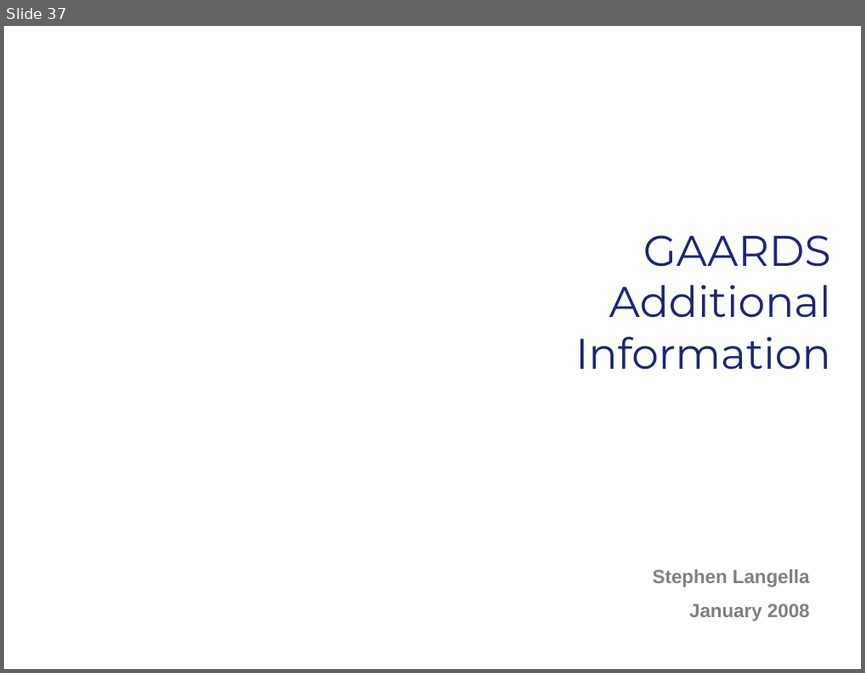
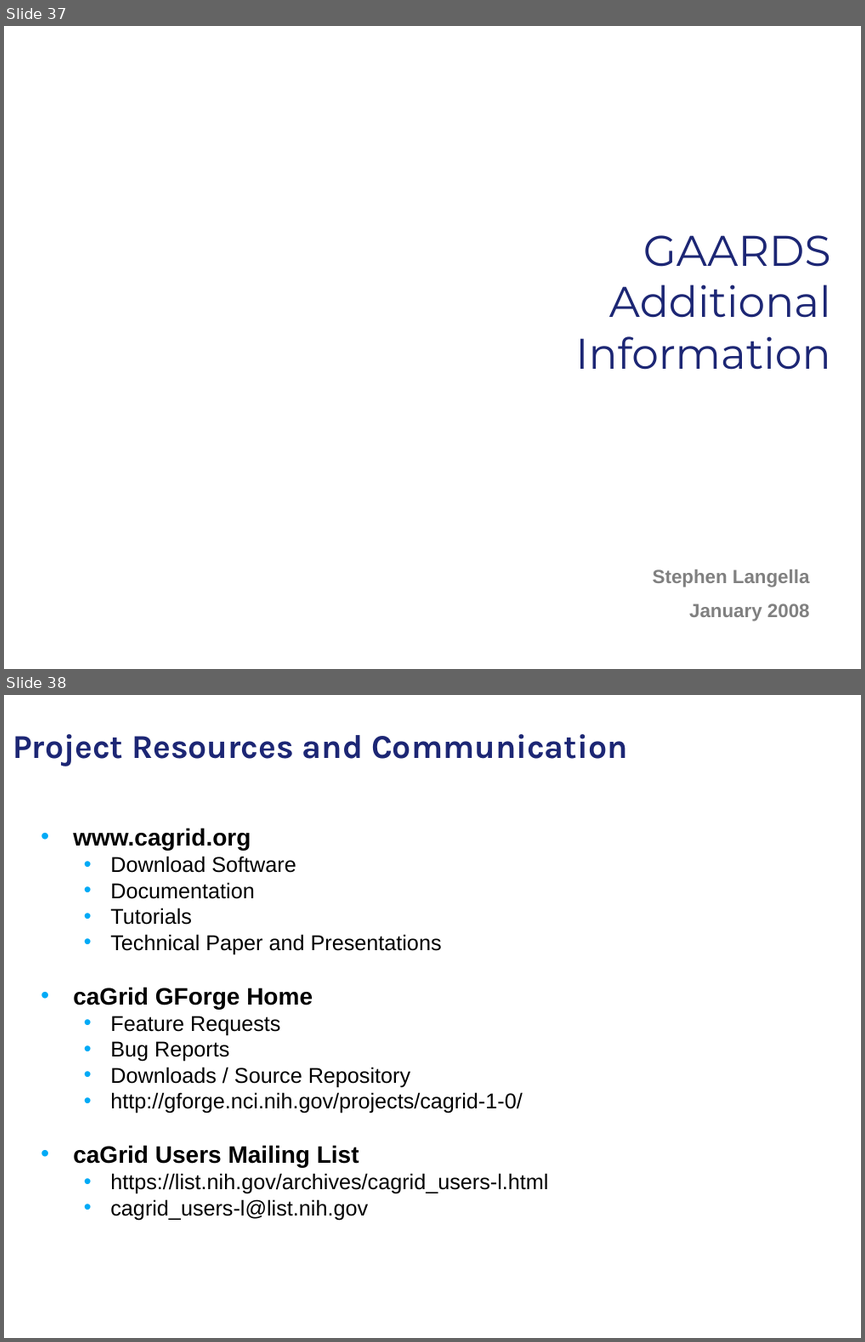
Before and after one commit to NCIP/cagrid-docs, a slide deck: presentations/security/gaards-arch-vcde-f2f-january-2008.ppt. Shown one above the other, each under a label of ours: slide 37 before the commit, slides 37 and 38 after it. The pictures are 865x673 and 865x1342 pixels, drawn with LibreOffice and Linux fonts; fonts in the diff are those of the drawing; background and template pictures are left out. Boxes give left, top, right and bottom in pixels: in the first picture for what was removed or moved away, otherwise in the second. Text is boxed around its words. In the diff, an @@ line names an element or a change of style, - is before the commit and + after.

```diff
--- a/presentations/security/gaards-arch-vcde-f2f-january-2008.ppt
+++ b/presentations/security/gaards-arch-vcde-f2f-january-2008.ppt
@@ slide 38 added at (4, 695, 861, 1338), background picture (left out) @@
@@ title added at (12, 734, 628, 766), 28 pt, text #1C2674, bold @@
+Project Resources and Communication
@@ text added at (73, 828, 548, 1219), 18 pt, text #000000 @@
+• www.cagrid.org
+  • Download Software
+  • Documentation
+  • Tutorials
+  • Technical Paper and Presentations
+• caGrid GForge Home
+  • Feature Requests
+  • Bug Reports
+  • Downloads / Source Repository
+  • http://gforge.nci.nih.gov/projects/cagrid-1-0/
+• caGrid Users Mailing List
+  • https://list.nih.gov/archives/cagrid_users-l.html
+  • cagrid_users-l@list.nih.gov
```
Also in this commit, not shown: 3 other slides added, 1 slide removed.
